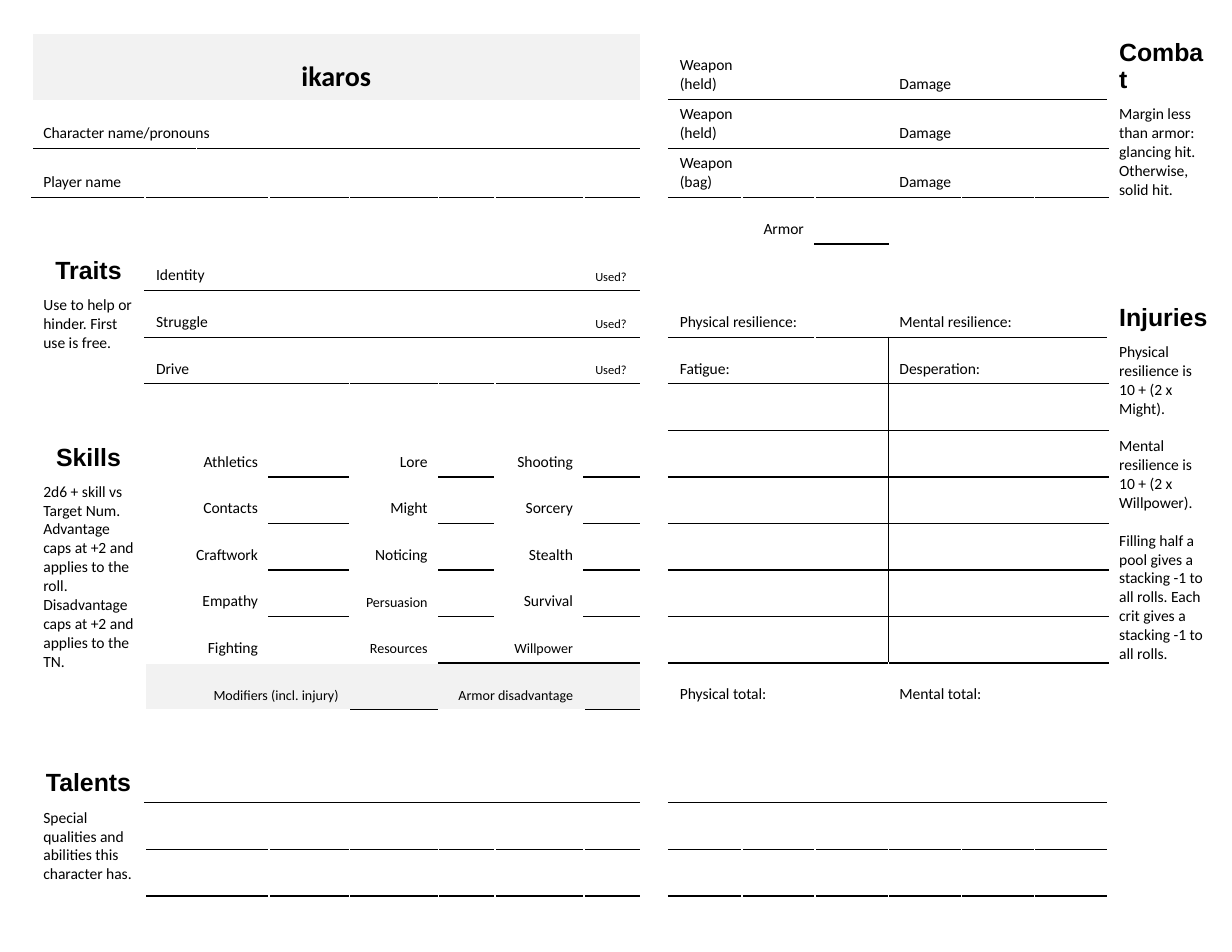
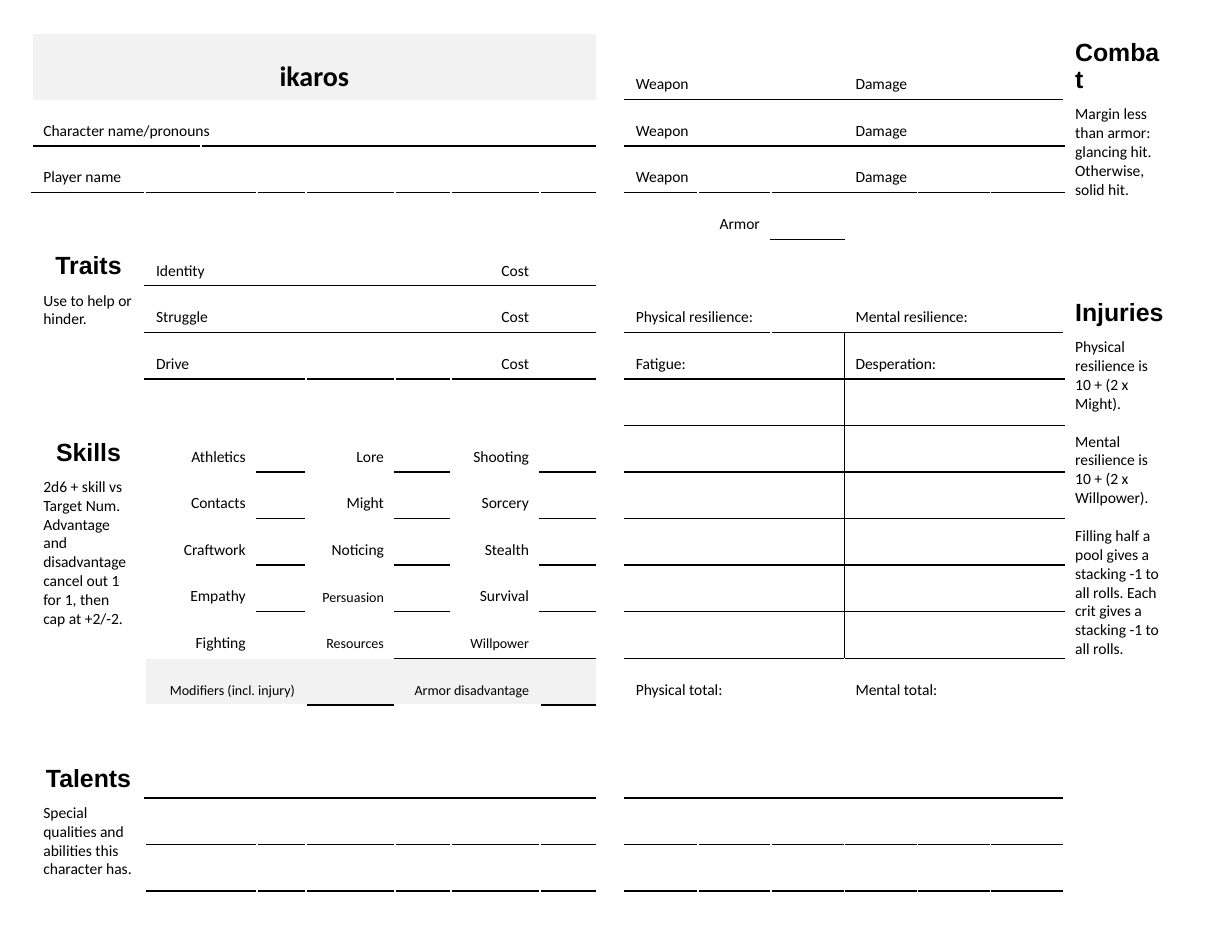
Before and after one commit to jewelpit/Ikaros, a slide deck: slide 1 of Ikaros CS.pptx. Drawn at 1232x952 pixels with LibreOffice and Linux fonts; fonts in the diff are those of the drawing. Boxes give left, top, right and bottom in pixels: in the first picture for what was removed or moved away, otherwise in the second. Text is boxed around its words. In the diff, an @@ line names an element or a change of style, - is before the commit and + after.

```diff
--- a/Ikaros CS.pptx
+++ b/Ikaros CS.pptx
@@ table at bbox=[32, 32, 1174, 885] @@
-row 1, column 11: Weapon (held)
+row 1, column 11: Weapon
-row 2, column 11: Weapon (held)
+row 2, column 11: Weapon
-row 3, column 11: Weapon (bag)
+row 3, column 11: Weapon
-row 5, column 4: 
+row 5, column 4: Cost
-row 5, column 9: Used?
+row 5, column 9: 
-row 6: Use to help or hinder. First use is free. | Struggle |  |  |  |  |  |  | Used? |  | Physical resilience: |  |  |  | Mental resilience: |  |  |  | Injuries
+row 6: Use to help or hinder. | Struggle |  | Cost |  |  |  |  |  |  | Physical resilience: |  |  |  | Mental resilience: |  |  |  | Injuries
-row 7, column 4: 
+row 7, column 4: Cost
-row 7, column 9: Used?
+row 7, column 9: 
-row 10, column 1: 2d6 + skill vs Target Num. Advantage caps at +2 and applies to the roll. Disadvantage caps at +2 and applies to the TN.
+row 10, column 1: 2d6 + skill vs Target Num. Advantage and disadvantage cancel out 1 for 1, then cap at +2/-2.
@@ table: place and size @@
-table at bbox=[32, 32, 1222, 888]
+table at bbox=[32, 32, 1174, 885]
```
Also in this commit, not shown: 1 other slide changed.
